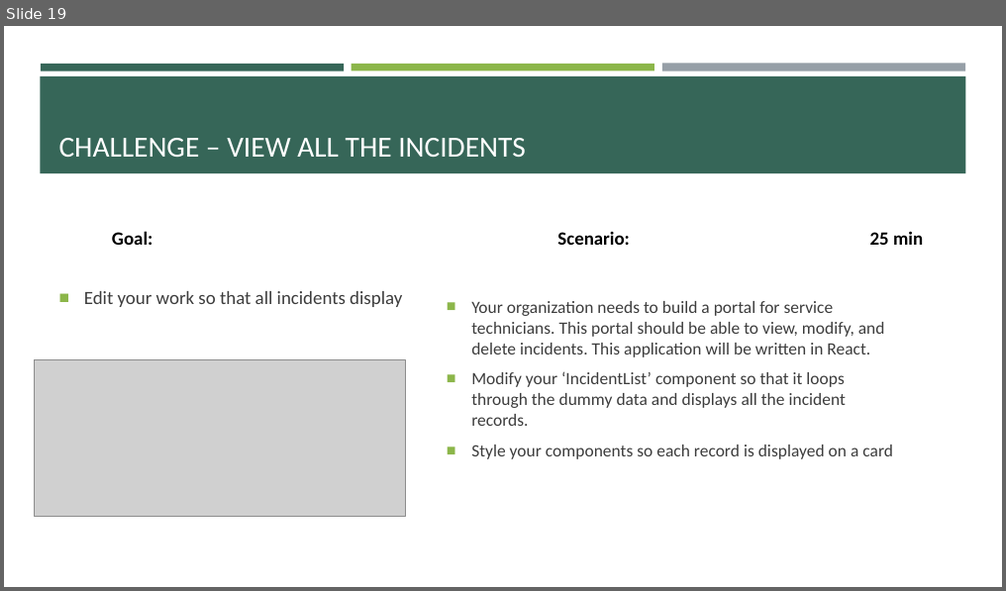
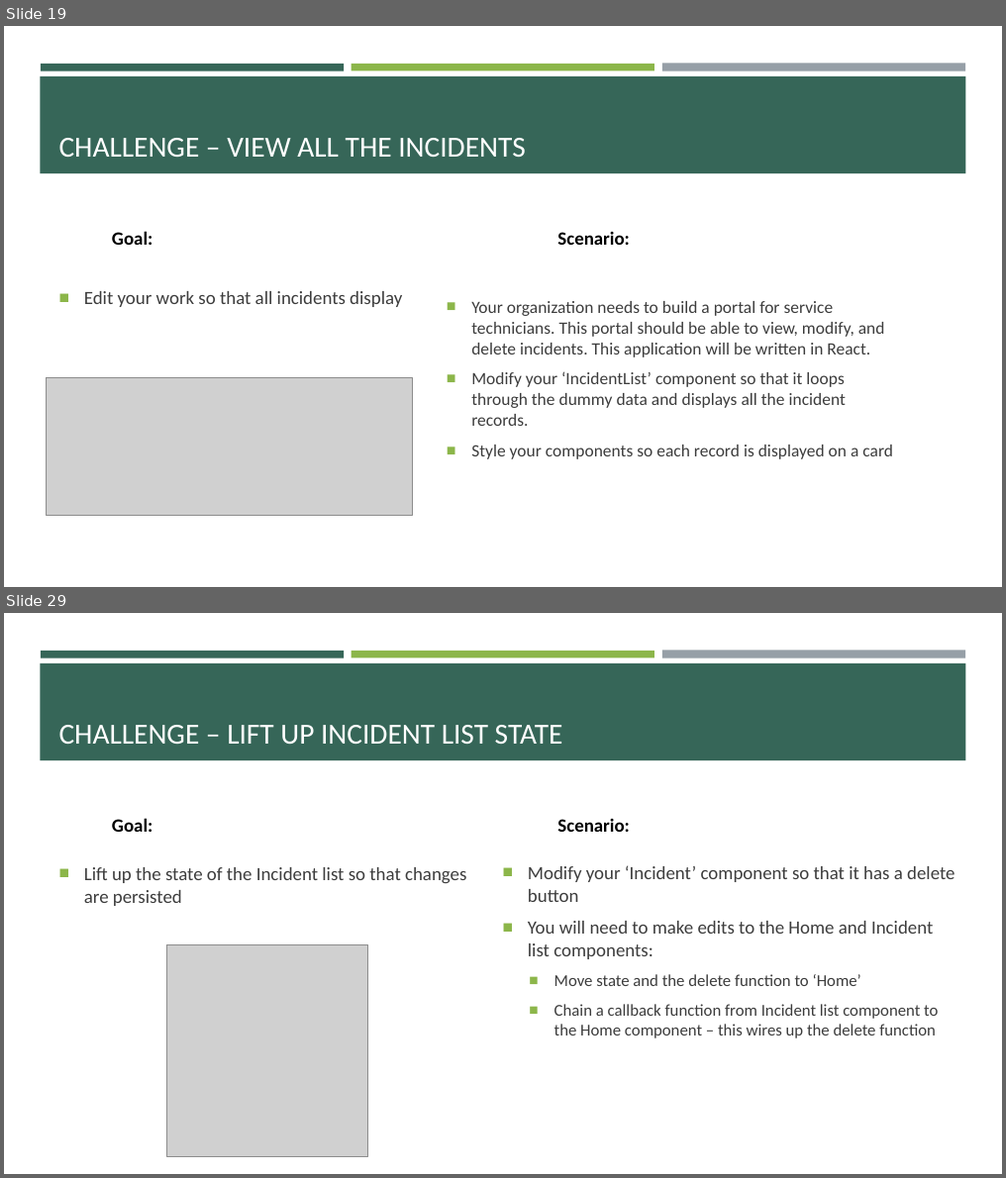
Before and after one commit to e-m-wilson/SNOW, a slide deck: Week_2/React.pptx. Shown one above the other, each under a label of ours: slide 19 before the commit, slides 19 and 29 after it; the slides between them are not shown. The pictures are 1006x591 and 1006x1178 pixels, drawn with LibreOffice and Linux fonts; fonts in the diff are those of the drawing; grey boxes stand for pictures. Boxes give left, top, right and bottom in pixels: in the first picture for what was removed or moved away, otherwise in the second. Text is boxed around its words. In the diff, an @@ line names an element or a change of style, - is before the commit and + after.

```diff
--- a/Week_2/React.pptx
+++ b/Week_2/React.pptx
@@ slide 29 added at (4, 613, 1002, 1174), background #FFFFFF; not listed: 4 template elements that a slide beside it also shows @@
@@ title added at (59, 725, 563, 744), 28 pt, text #FFFFFF @@
+CHALLENGE – LIFT UP INCIDENT LIST STATE
@@ text added at (112, 818, 152, 832), 18 pt, text #000000, bold @@
+Goal:
@@ text added at (557, 819, 629, 832), 18 pt, text #000000, bold @@
+Scenario:
@@ text added at (84, 867, 466, 906), 18 pt, text #3D3D3D @@
+■ Lift up the state of the Incident list so that changes are persisted
@@ text added at (528, 865, 954, 1039), 16 pt, text #3D3D3D @@
+■ Modify your ‘Incident’ component so that it has a delete button
+■ You will need to make edits to the Home and Incident list components:
+  ■ Move state and the delete function to ‘Home’
+  ■ Chain a callback function from Incident list component to the Home component – this wires up the delete function
@@ picture added at (166, 945, 368, 1157) @@
@@ slide 19 changed as well @@
@@ text at (557, 232, 629, 245): text changed @@
-Scenario: 25 min
+Scenario:
@@ picture: place and size @@
-picture at (35, 361, 406, 517)
+picture at (46, 377, 412, 516)
```
Also in this commit, not shown: 8 other slides changed, 9 other slides added, 2 other files.
